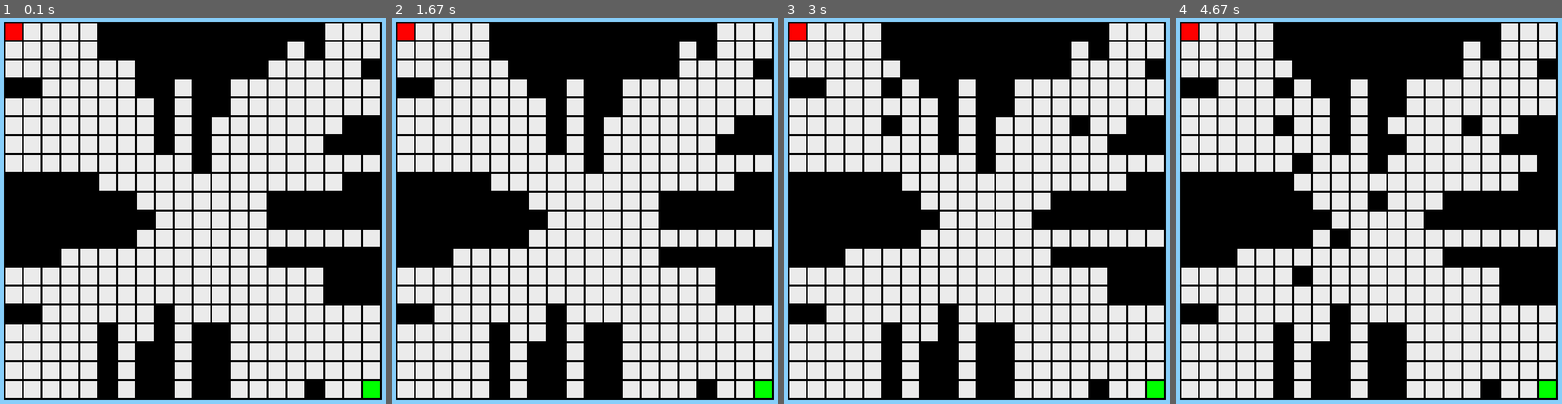
Above: before the commit, frames 1-4 (left to right).
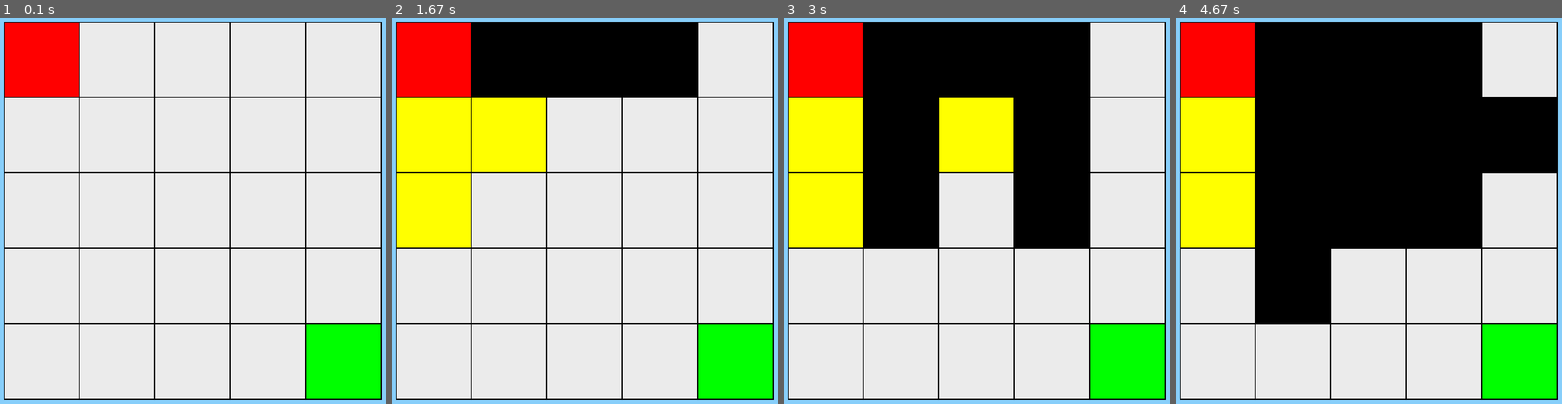
Above: after the commit, the same moments.

Repository: Fil-maker/Wave_Astar
Game: pygame game, started from display.py
Same seed, same stepped clock (60 frames per second), same inputs: the game is played once before the commit and once after it.
Inputs (mouse positions are in pixels of both pictures, inside the frame that each line leads up to):
- Up to frame 1 (0.1 s): no input
- Up to frame 2 (1.67 s): tap Enter at 0.33, 1, 1.4 s; press the mouse at (511, 60) at 0.7 s; move the mouse to (588, 68) at 0.8 s; release the mouse at (662, 75) at 0.93 s; move the mouse to (635, 141) at 1.37 s
- Up to frame 3 (3 s): tap Enter at 1.7 s; press the mouse at (903, 60) at 1.87 s; move the mouse to (1073, 118) at 1.97 s; release the mouse at (outside the picture) at 2.1 s; press the mouse at (903, 60) at 2.2 s; move the mouse to (895, 95) at 2.3 s; release the mouse at (888, 133) at 2.43 s; right-click (888, 187) at 2.55 s; press the mouse at (888, 187) at 2.87 s; move the mouse to (1038, 218) at 2.97 s
- Up to frame 4 (4.67 s): release the mouse at (outside the picture) at 3.1 s; click (1546, 156) at 3.22 s; click (1384, 195) at 3.55 s; press the mouse at (1384, 195) at 3.87 s; move the mouse to (1392, 141) at 3.97 s; release the mouse at (1403, 87) at 4.1 s; press the mouse at (1384, 195) at 4.2 s; move the mouse to (1341, 238) at 4.3 s; release the mouse at (1303, 276) at 4.43 s; press the mouse at (1384, 195) at 4.53 s; move the mouse to (1311, 168) at 4.63 s

The runs differ from the first frame. In frame 1, 46% of the frame differs, in the area x 1-99%, y 1-99%; in frame 2, 47%; in frame 3, 48%; in frame 4, 50%.

Commit message:
pathfind is working (I hope :/)

Diff:
--- a/display.py
+++ b/display.py
@@ -1,6 +1,5 @@
 import pygame
-
-from test import Maze, Point
+from test import Maze, Point, Marker
 
 WHITE = (255, 255, 255)
 BLUE = (0, 0, 255)
@@ -28,7 +27,7 @@
 
 
 def main():
-    maze = Maze(20, 20)
+    maze = Maze(5, 5)
     obj = ScreenObject(20, 20, 560, 560, maze)
     size = width, height = 800, 600
     FPS = 60
@@ -53,10 +52,14 @@
                 obj.catch_click(event.pos, event.buttons)
             if event.type == pygame.MOUSEBUTTONUP:
                 hold = False
+            if event.type == pygame.KEYDOWN and event.key == pygame.K_RETURN:
+                maze.find_path()
         paint(DISPLAY, size)
         pygame.draw.rect(DISPLAY, (0, 0, 0), (20, 20, 560, 560))
         obj.draw(DISPLAY, (20, 20, 560, 560))
-        maze.draw_on_screen(DISPLAY, (235, 235, 235), (20, 20, 560, 560))
+        borya_color = (235, 235, 235)
+        (235, 235, 235)
+        maze.draw_on_screen(DISPLAY, borya_color, (20, 20, 560, 560))
         pygame.display.flip()
         clock.tick(FPS)
 
--- a/test.py
+++ b/test.py
@@ -1,13 +1,17 @@
+from __future__ import annotations
 import pygame
 import random
 from enum import Enum
 
 
 class Marker(Enum):
-    path = 0
+    empty = 0
     wall = 1
     start = 2
     goal = 3
+    path = 4
+    confirmed = 5
+    wrong = 6
 
     def __str__(self):
         return str(self.name)
@@ -36,33 +40,47 @@
         return neighbors
 
 
-def get_closest(points: list[Point], goal: Point) -> Point:
+class PathPoint:
+    def __init__(self, point: Point, val: int, parent: PathPoint = None):
+        self.point = point
+        self.length = val
+        self.parent = parent
+
+    def __eq__(self, other):
+        return self.point == other.point
+
+
+def get_closest(points: list[PathPoint], goal: Point) -> PathPoint:
     min_distance = None
     closest = None
     for point in points:
-        cur_distance = point.get_manh_distance(goal)
-        if min_distance is None or cur_distance < min_distance:
+        cur_distance = point.point.get_manh_distance(goal)
+        if min_distance is None or cur_distance + point.length < min_distance:
             closest = point
+            min_distance = point.length + cur_distance
     return closest
 
 
 class Maze:
     def __init__(self, height, width, wall_chance=0.2):
         self.last_changed = None
-        self.margin = 2
+        self.margin = 1
         self.height, self.width, self.wall_chance = height, width, wall_chance
         self.map: list[list[Point]] = []
-        self.start = None
-        self.goal = None
+        self.start: Point
+        self.goal: Point
         self.generate_field()
-        self.generate_walls()
+        self.cell_width, self.cell_height = None, None
+        # self.generate_walls()
         self.set_path_coords()
-        self.cell_width, self.cell_height = None, None
+        self.is_path_found = False
+        self.search_area: list[PathPoint] = [PathPoint(self.start, 0)]
+        self.worked_points: list[PathPoint] = []
 
     def get_point(self, point: Point):
         return self.map[point.row][point.col]
 
-    def point_inbounds(self, point: Point):
+    def is_point_inbounds(self, point: Point):
         return 0 <= point.row < self.height and 0 <= point.col < self.width
 
     def set_path_coords(self):
@@ -91,7 +109,7 @@
                         direction = [int((row - self.height / 2) / abs(row - self.height / 2)), 0]
                     if direction is not None:
                         looking = Point(row + offset[0] + direction[0], col + offset[1] + direction[1])
-                        while self.point_inbounds(looking):
+                        while self.is_point_inbounds(looking):
                             self.map[looking.row][looking.col].markers = [Marker.wall]
                             offset[0], offset[1] = offset[0] + direction[0], offset[1] + direction[1]
                             looking = Point(row + offset[0] + direction[0], col + offset[1] + direction[1])
@@ -100,7 +118,7 @@
         for row in range(self.height):
             self.map.append([])
             for col in range(self.width):
-                markers = [Marker.path]
+                markers = [Marker.empty]
                 self.map[-1].append(
                     Point(row, col, markers=markers))
 
@@ -110,7 +128,11 @@
         for row in range(len(self.map)):
             for col in range(len(self.map[row])):
                 pick = color
-                if Marker.start in self.map[row][col].markers:
+                if Marker.wrong in self.map[row][col].markers:
+                    pick = (255, 0, 255)
+                elif Marker.path in self.map[row][col].markers:
+                    pick = (255, 255, 0)
+                elif Marker.start in self.map[row][col].markers:
                     pick = (255, 0, 0)
                 elif Marker.goal in self.map[row][col].markers:
                     pick = (0, 255, 0)
@@ -123,7 +145,7 @@
                 ))
 
     def is_cell_drawable(self, point: Point):
-        return Marker.goal not in self.get_point(point).markers \
+        return self.is_point_inbounds(point) and Marker.goal not in self.get_point(point).markers \
                and Marker.start not in self.get_point(point).markers \
                and (self.last_changed is not None and self.last_changed != point)
 
@@ -134,7 +156,7 @@
 
     def clear_cell(self, point: Point):
         if self.is_cell_drawable(point):
-            self.get_point(point).markers = [Marker.path]
+            self.get_point(point).markers = [Marker.empty]
         self.last_changed = point
 
     def catch_click(self, local_click, actions):
@@ -148,6 +170,41 @@
             elif actions[2] == 1:
                 self.clear_cell(Point(int(pr_row), int(pr_col)))
 
+    def find_path(self):
+        if self.is_path_found:
+            return
+
+        closest = get_closest(self.search_area, self.goal)
+        if closest is None:
+            return
+        neighbors = closest.point.get_neighbors()
+        is_successful = False
+        for n in neighbors:
+            is_possible = self.is_point_inbounds(n) and PathPoint(n, closest.length) not in self.worked_points \
+                          and Marker.wall not in self.get_point(n).markers \
+                          and Marker.start not in self.get_point(n).markers
+            for pp in self.search_area:
+                if pp.point == n:
+                    is_possible = False
+            if is_possible:
+                if n == self.goal:
+                    print(closest.length + 1)
+                    self.finish(PathPoint(n, closest.length + 1, closest))
+                else:
+                    self.search_area.append(PathPoint(n, closest.length + 1, closest))
+                    self.get_point(n).markers.append(Marker.path)
+                    is_successful = True
+        if not is_successful:
+            self.get_point(closest.point).markers.append(Marker.wrong)
+        # self.get_point(closest.point).markers.append(Marker.wrong)
+        self.worked_points.append(closest)
+        self.search_area.remove(closest)
+
+    def finish(self, track: PathPoint):
+        while track is not None:
+            print(track.point)
+            track = track.parent
+
 
 # print(get_closest(get_neighbors(Point(0, 0)), Point(0, -2)), sep='\n')
 if __name__ == '__main__':
Not shown, changed: README.md
Binary file added: img_1.png
Binary file added: img_2.png
